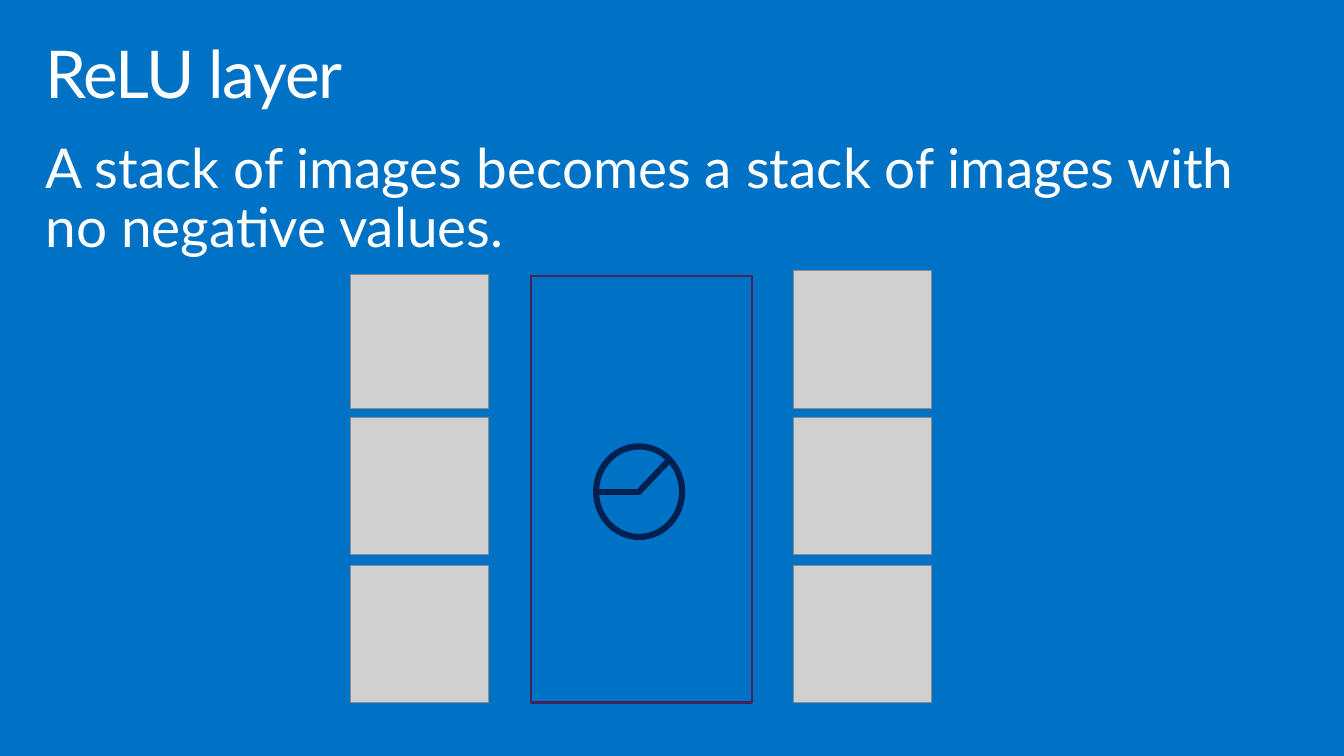
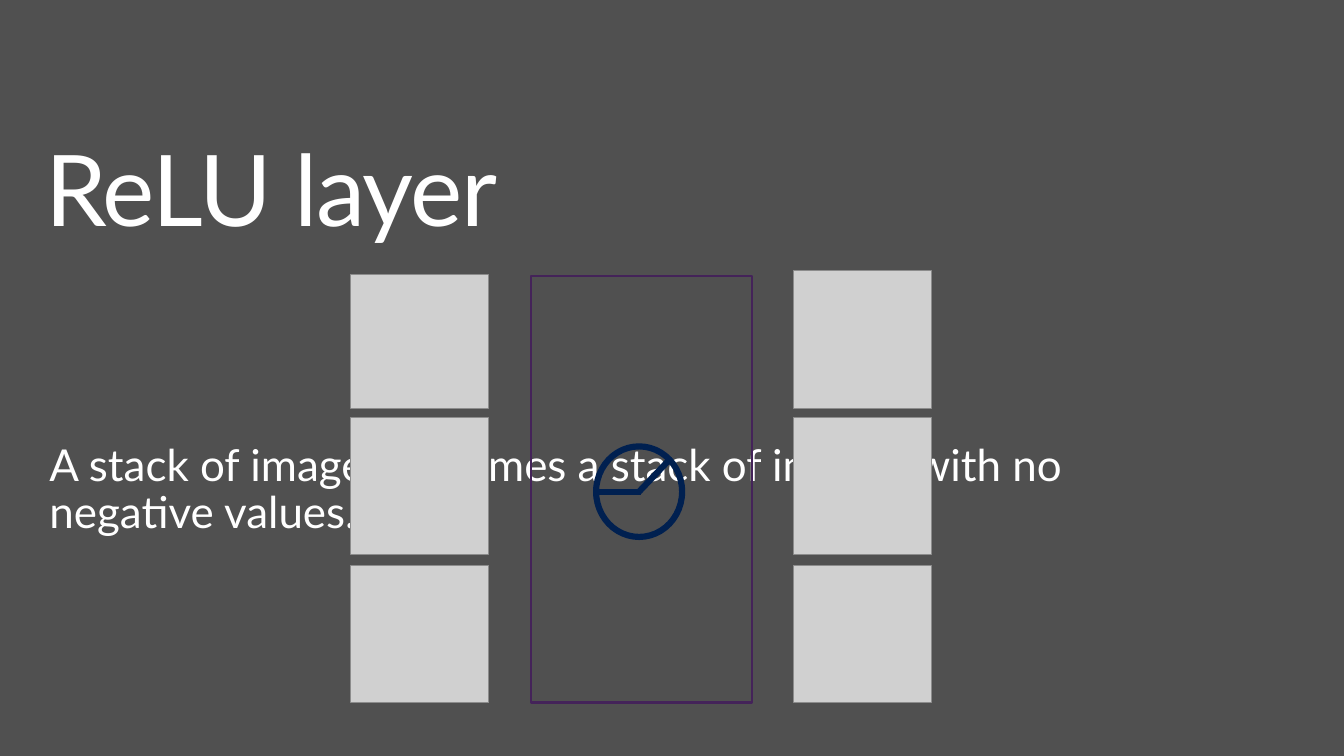
Before and after one commit to bienhuynh/KTTTNT, a slide deck: slide 56 of Nhan dang chu viet tay/Final/Docs/Thuật toán mạng CNN.pptx. Drawn at 1344x756 pixels with LibreOffice and Linux fonts; fonts in the diff are those of the drawing; grey boxes stand for pictures; background and template pictures are left out. Boxes give left, top, right and bottom in pixels: in the first picture for what was removed or moved away, otherwise in the second. Text is boxed around its words. In the diff, an @@ line names an element or a change of style, - is before the commit and + after.

```diff
--- a/Nhan dang chu viet tay/Final/Docs/Thuật toán mạng CNN.pptx
+++ b/Nhan dang chu viet tay/Final/Docs/Thuật toán mạng CNN.pptx
@@ background #0072C6 to picture (left out) @@
@@ title "ReLU layer": place and size @@
-title "ReLU layer" at <box>45,49,343,110</box>
+title "ReLU layer" at <box>45,153,497,243</box>
@@ title "ReLU layer" at <box>45,153,497,243</box>: size 48 to 72 pt @@
@@ text "A stack of images becomes ...": place and size @@
-text "A stack of images becomes ..." at <box>45,147,1233,257</box>
+text "A stack of images becomes ..." at <box>49,443,1061,537</box>
@@ text "A stack of images becomes ..." at <box>49,443,1061,537</box>: size 40 to 32 pt; less space between paragraphs @@
```
Also in this commit, not shown: 90 other slides changed, 1 slide added, 1 slide removed, 10 other files.
